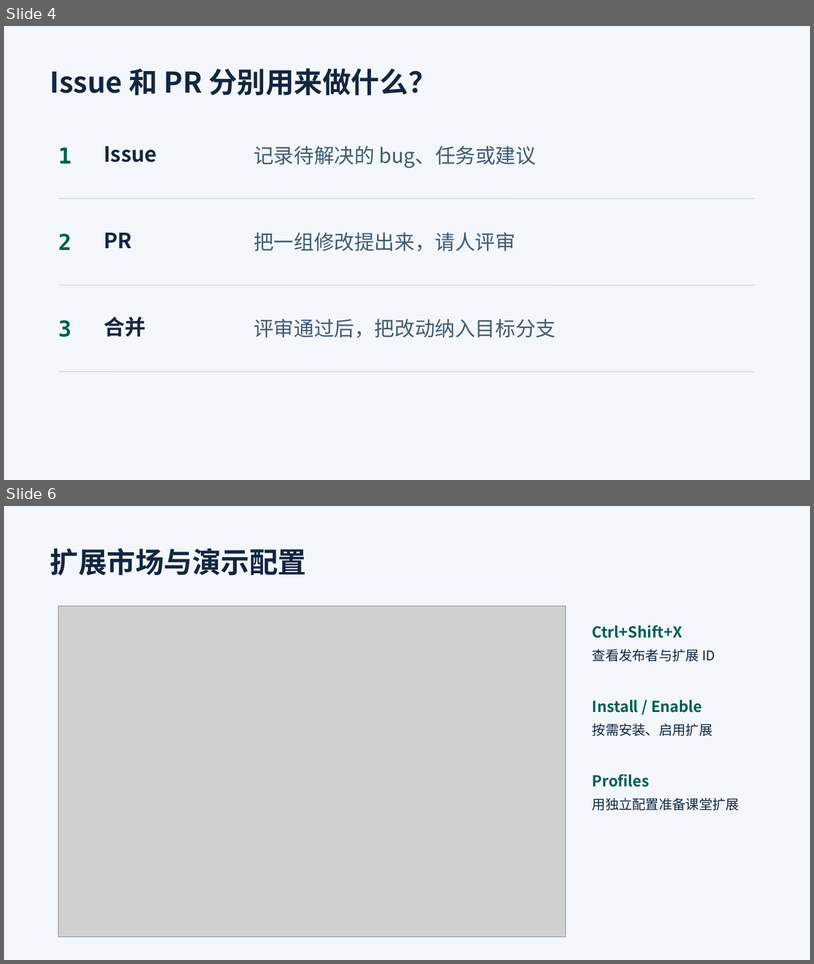
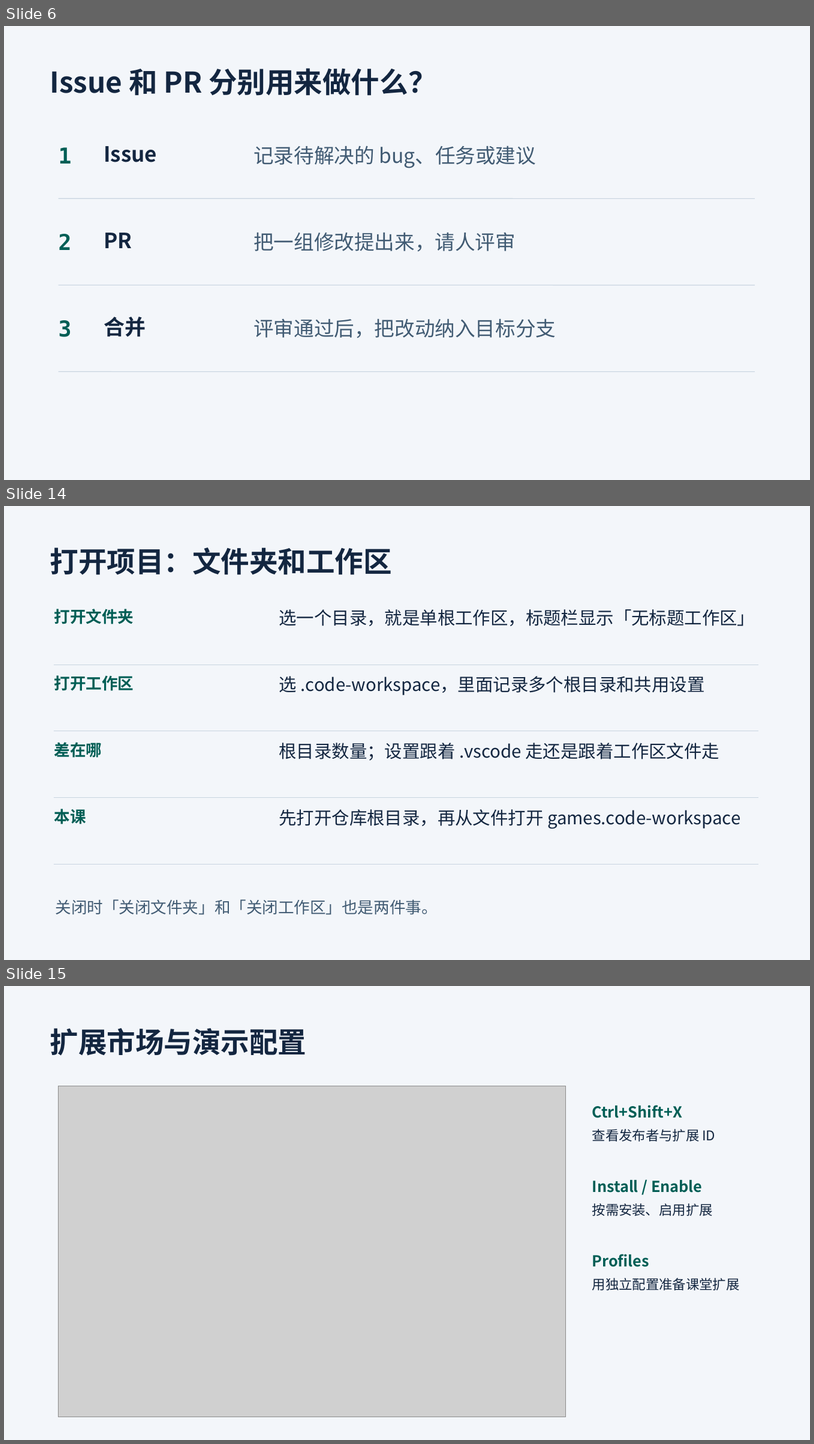
Before and after one commit to Zewang0217/boyuan-tech-sharing-lesson-01, a slide deck: materials/开发环境配置与编辑器.pptx. Shown one above the other, each under a label of ours: slides 4 and 6 before the commit, slides 6, 14 and 15 after it; the slides between them are not shown. The pictures are 814x964 and 814x1444 pixels, drawn with LibreOffice and Linux fonts; fonts in the diff are those of the drawing; grey boxes stand for pictures. Boxes give left, top, right and bottom in pixels: in the first picture for what was removed or moved away, otherwise in the second. Text is boxed around its words. In the diff, an @@ line names an element or a change of style, - is before the commit and + after.

Commit message:
docs(lesson): 补齐工具链与 AI 章节，改用激活环境启动
- 课件从 36 页扩到 56 页：GitHub 仓库页与许可证、练手仓库、编辑器谱系与截图、VS Code 介绍与打开项目、包管理器、推荐扩展、DevTools、npm/npx、装依赖演示、AI 章节
- 两个 README 改为 source .venv/bin/activate 启动，补充 uv 与 GUESS_TARGET 固定谜底写法
- 补充 MIT LICENSE、Windows 快捷键 PDF、图标与书封素材，忽略 Office 锁文件

```diff
--- a/materials/开发环境配置与编辑器.pptx
+++ b/materials/开发环境配置与编辑器.pptx
@@ slide 14 added at (x1=4, y1=506, x2=810, y2=960), background #F3F6FA @@
@@ text added at (x1=50, y1=547, x2=392, y2=575), 34 pt, text #132640, bold @@
+打开项目：文件夹和工作区
@@ text added at (x1=54, y1=609, x2=134, y2=624), 19 pt, text #005E55, bold @@
+打开文件夹
@@ text added at (x1=279, y1=609, x2=756, y2=626), 21 pt, text #132640 @@
+选一个目录，就是单根工作区，标题栏显示「无标题工作区」
@@ line added from (54, 664) to (759, 664), #C8D4E0 0.8 pt @@
@@ text added at (x1=54, y1=675, x2=134, y2=691), 19 pt, text #005E55, bold @@
+打开工作区
@@ text added at (x1=279, y1=676, x2=705, y2=695), 21 pt, text #132640 @@
+选 .code-workspace，里面记录多个根目录和共用设置
@@ line added from (54, 731) to (759, 731), #C8D4E0 0.8 pt @@
@@ text added at (x1=54, y1=742, x2=102, y2=757), 19 pt, text #005E55, bold @@
+差在哪
@@ text added at (x1=279, y1=742, x2=720, y2=760), 21 pt, text #132640 @@
+根目录数量；设置跟着 .vscode 走还是跟着工作区文件走
@@ line added from (54, 798) to (759, 798), #C8D4E0 0.8 pt @@
@@ text added at (x1=54, y1=808, x2=86, y2=824), 19 pt, text #005E55, bold @@
+本课
@@ text added at (x1=279, y1=809, x2=741, y2=829), 21 pt, text #132640 @@
+先打开仓库根目录，再从文件打开 games.code-workspace
@@ line added from (54, 864) to (759, 864), #C8D4E0 0.8 pt @@
@@ text added at (x1=56, y1=899, x2=438, y2=915), 19 pt, text #415B73 @@
+关闭时「关闭文件夹」和「关闭工作区」也是两件事。
@@ what was slide 4 is now slide 6 @@
@@ what was slide 6 is now slide 15 @@
```
Also in this commit, not shown: 6 slides changed, 19 other slides added, 31 other files.
